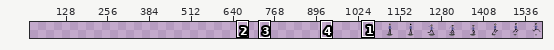
One commit to this sprite sheet: Project/Content/Sprites/Player/player.png. The first picture is a wide view before the edit; the outline marks the close-up.
Close-up. Before the edit:
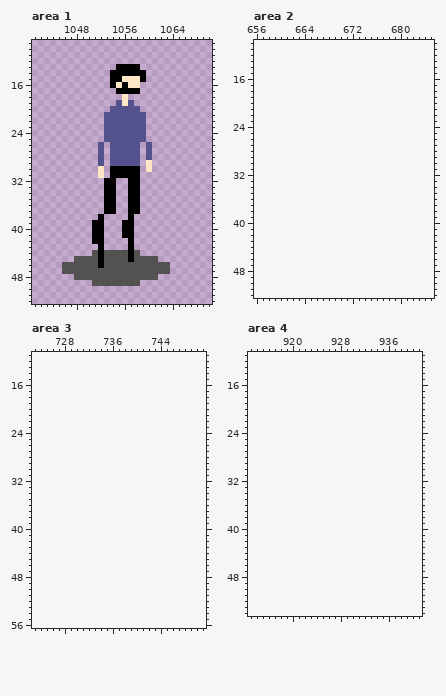
The file is 576x64 pixels. Shown: area 1: x 1041..1070, y 9..52; area 2: x 656..685, y 10..52; area 3: x 723..751, y 11..56; area 4: x 913..941, y 11..54. The old version is drawn lined up with the new one, on the new canvas. The wide view leaves out empty margins. The commit also changed other parts of the picture, which this record leaves out.
After the commit:
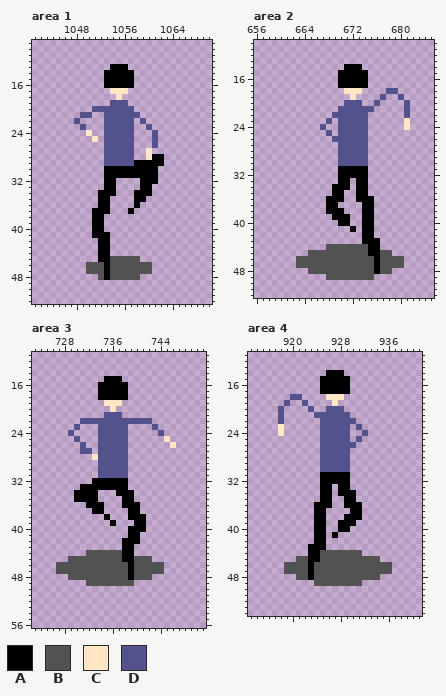
Palette (. is transparent): A #000000  B #525252  C #ffe7c5  D #53528c
Diff:
canvas 576x64 -> 1600x64, the old top-left corner now at 1024,0
Changed rows in their new state; - is an unchanged pixel.
Area 1:
first column x 1046:
13 --------A--..-----
14 -------A----..----
15 -------A--AA..----
16 -------A-A-A.-----
17 --------CCC..-----
18 ---------C.-------
19 --------D-D.------
20 -----DDD----.-----
21 ---DD--------.----
22 --D---------.-----
23 ---D--------..D---
24 ----C-------..-D--
25 -----C------..-D--
26 ------.D----.-.D--
27 ------.D----.-C---
28 ------.D----.-CAA-
29 ------.D----AAAAA-
30 ------.A-----AAA--
31 ------.A-----AAA--
32 -----------..AAA--
33 -----------..AA---
34 ------A----.-AA---
35 ------A-.--.-A----
36 ------A-.--.------
37 -----AA-.---.-----
38 -----A-----.------
39 ----------..------
40 ----------..------
41 -------A--..------
42 -----.-A---.------
43 -------A---.------
44 -----.-A.....-----
45 --....-A---B-...--
46 ....--BA-------...
47 ....---A-------...
48 --....-A-----...--
49 -----........-----
Area 2:
first column x 663:
14 --------AAA--------
15 -------AAAAA-------
16 -------AAAAA-------
17 -------AAAAA-------
18 --------CCC----DD--
19 ---------C----D--D-
20 --------DDD--D----D
21 -------DDDDDD-----D
22 ------DDDDDD------D
23 -----D-DDDDD------C
24 ----D--DDDDD------C
25 -----D-DDDDD-------
26 ------DDDDDD-------
27 -------DDDDD-------
28 -------DDDDD-------
29 -------DDDDD-------
30 -------DDDDD-------
31 -------AAAAA-------
32 -------AAAAA-------
33 -------AA-AA-------
34 ------AAA-AA-------
35 ------AA--AA-------
36 -----AAA--AAA------
37 -----AA----AA------
38 -----AAA---AA------
39 ------AAA--AA------
40 -------AA--AA------
41 ---------A-AA------
42 -----------AA------
43 -----------AAA-----
44 -----BBBBBBBAA-----
45 --BBBBBBBBBBAABB---
46 BBBBBBBBBBBBBABBBB-
47 BBBBBBBBBBBBBABBBB-
48 --BBBBBBBBBBBABB---
49 -----BBBBBBBB------
Area 3:
first column x 727:
15 --------AAA---------
16 -------AAAAA--------
17 -------AAAAA--------
18 -------AAAAA--------
19 --------CCC---------
20 ---------C----------
21 --------DDD---------
22 ----DDDDDDDDDDDD----
23 ---D---DDDDD----D---
24 --D----DDDDD-----D--
25 ---D---DDDDD------C-
26 ----D--DDDDD-------C
27 ----DD-DDDDD--------
28 ------CDDDDD--------
29 -------DDDDD--------
30 -------DDDDD--------
31 -------DDDDD--------
32 ------AAAAAA--------
33 ----AAAAAAAA--------
34 ---AAAA---AAA-------
35 ---AAAA----AA-------
36 -----AAA---AAA------
37 ------AA----AA------
38 --------A---AAA-----
39 ---------A---AA-----
40 ------------AAA-----
41 ------------AA------
42 -----------AAA------
43 -----------AA-------
44 -----BBBBBBAA-------
45 --BBBBBBBBBAABBB----
46 BBBBBBBBBBBBABBBBB--
47 BBBBBBBBBBBBABBBBB--
48 --BBBBBBBBBBABBB----
49 -----BBBBBBBB-------
Area 4:
first column x 918:
14 --------AAA--------
15 -------AAAAA-------
16 -------AAAAA-------
17 -------AAAAA-------
18 --DD----CCC--------
19 -D--D----C---------
20 D----D--DDD--------
21 D-----DDDDDD-------
22 D------DDDDDD------
23 C------DDDDD-D-----
24 C------DDDDD--D----
25 -------DDDDD-D-----
26 -------DDDDDD------
27 -------DDDDD-------
28 -------DDDDD-------
29 -------DDDDD-------
30 -------DDDDD-------
31 -------AAAAA-------
32 -------AAAAA-------
33 -------AA-AA-------
34 -------AA-AAA------
35 -------AA--AA------
36 ------AAA--AAA-----
37 ------AA----AA-----
38 ------AA---AAA-----
39 ------AA--AAA------
40 ------AA--AA-------
41 ------AA-A---------
42 ------AA-----------
43 -----AAA-----------
44 -----AABBBBBBB-----
45 ---BBAABBBBBBBBBB--
46 -BBBBABBBBBBBBBBBBB
47 -BBBBABBBBBBBBBBBBB
48 ---BBABBBBBBBBBBB--
49 ------BBBBBBBB-----
Changed places in both close-ups, as pixel boxes (x1, y1, x2, y2):
changed: (62, 64, 170, 286)
added: (296, 64, 410, 280)
added: (56, 376, 176, 586)
added: (278, 370, 392, 586)
